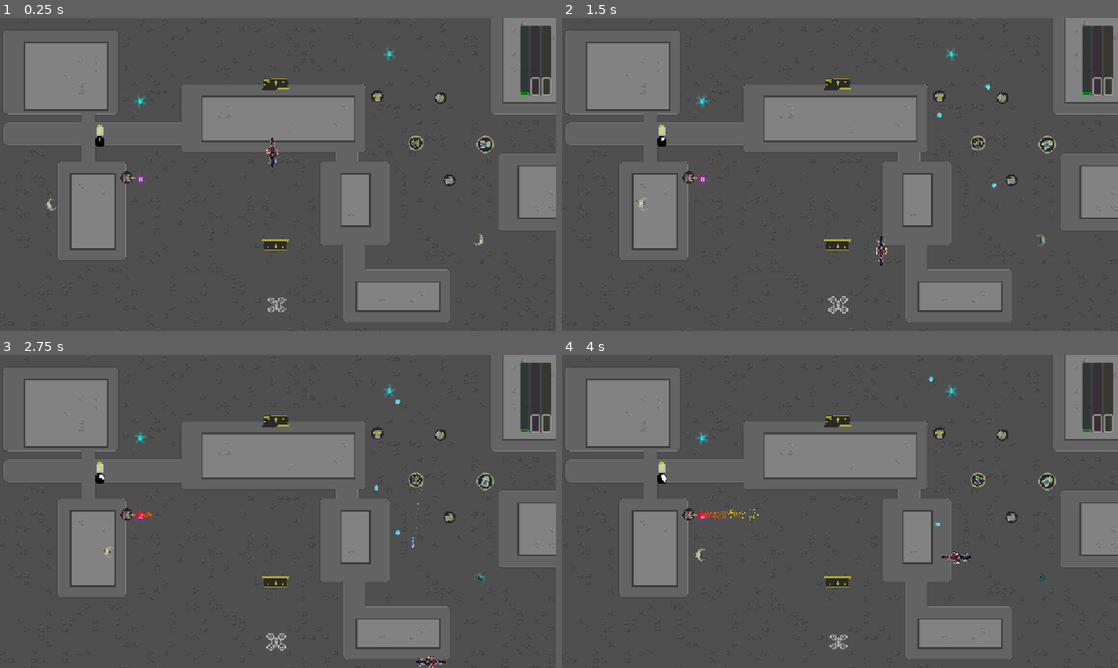
Above: before the commit, frames 1-4 (two rows, left to right).
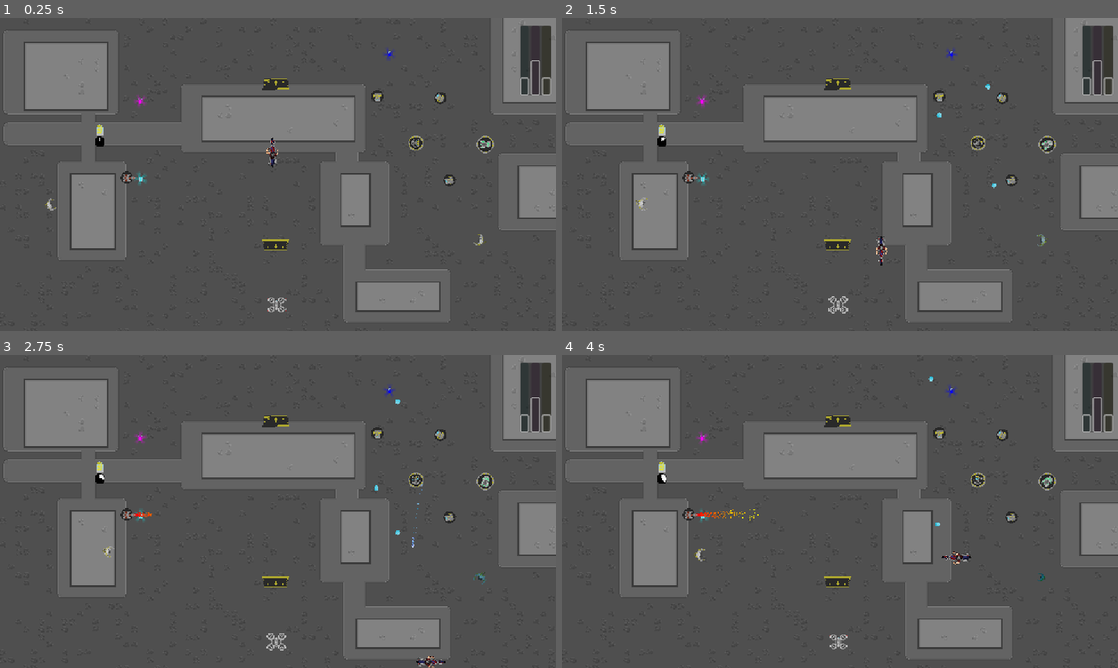
Above: after the commit, the same moments.

Repository: IwailerI/micro-jam-colors
Game: Godot game, scene res://scenes/level/level_revamp.tscn
The game is run twice, just before and just after one commit, with the same random seed, the same clock (stepped at 60 frames per second) and the same inputs. This scene is started directly instead of the project's main scene.
Inputs:
- Up to frame 1 (0.25 s): no input
- Up to frame 2 (1.5 s): hold D (movement_right) 0.53-1.28 s; hold Space (throttle) 0.53-1.28 s; hold S (movement_down) from 1.28 s (still down); tap Space (throttle) at 1.35 s
- Up to frame 3 (2.75 s): release S (movement_down) at 2.03 s; hold D (movement_right) from 2.03 s (still down); hold Space (throttle) from 2.03 s (still down)
- Up to frame 4 (4 s): release D (movement_right) at 2.78 s; release Space (throttle) at 2.78 s; hold W (movement_up) 2.78-3.53 s; tap Space (throttle) at 2.85 s; hold A (movement_left) from 3.53 s (still down); hold Space (throttle) from 3.53 s (still down)

The runs differ from the first frame. In frame 1, 0.2% of the frame differs, in the area x 24-98%, y 9-54%; in frame 2, 0.2%; in frame 3, 0.2%; in frame 4, 0.2%.

Commit message:
added in-editor potion color preview

Diff:
--- a/objects/brewing_stand/brewing_stand.gd
+++ b/objects/brewing_stand/brewing_stand.gd
@@ -1,12 +1,22 @@
+@tool
 extends Node2D
 
 const POTION := preload("res://objects/potion/potion.tscn")
 const PALETTE := preload("res://objects/palette/default.tres")
 
 @export_group("Color values")
-@export var cyan: bool
-@export var magenta: bool
-@export var yellow: bool
+@export var cyan: bool:
+	set(v):
+		cyan = v
+		_update_colors()
+@export var magenta: bool:
+	set(v):
+		magenta = v
+		_update_colors()
+@export var yellow: bool:
+	set(v):
+		yellow = v
+		_update_colors()
 
 @export_group("Brewing values")
 @export_range(1, 60) var brewing_time: int
@@ -17,17 +27,15 @@
 
 
 func _ready() -> void:
-	assert(cyan or magenta or yellow, "colorless potion spawner")
+	_update_colors()
 
-	respawn_timer = $RespawnTimer
-	respawn_timer.timeout.connect(_finish_brewing)
+	if not Engine.is_editor_hint():
+		assert(cyan or magenta or yellow, "colorless potion spawner")
 
-	var c := PALETTE.lookup(cyan, magenta, yellow)
-	var poly := ($Polygon2D as Polygon2D)
-	c.a = poly.color.a
-	poly.color = c
+		respawn_timer = $RespawnTimer
+		respawn_timer.timeout.connect(_finish_brewing)
 
-	_start_brewing()
+		_start_brewing()
 
 
 func _start_brewing() -> void:
@@ -38,6 +46,8 @@
 
 
 func _process(_delta: float) -> void:
+	if Engine.is_editor_hint():
+		return
 	respawn_progressbar.value = 1.0 - respawn_timer.time_left / brewing_time
 
 
@@ -49,3 +59,10 @@
 	potion_node.yellow = yellow
 	potion_node.tree_exited.connect(_start_brewing)
 	add_child(potion_node)
+
+
+func _update_colors() -> void:
+	var c := PALETTE.lookup(cyan, magenta, yellow)
+	var poly := ($Polygon2D as Polygon2D)
+	c.a = poly.color.a
+	poly.color = c
--- a/objects/brewing_stand/brewing_stand.tscn
+++ b/objects/brewing_stand/brewing_stand.tscn
@@ -30,7 +30,7 @@
 texture = ExtResource("4_dcvpl")
 
 [node name="Polygon2D" type="Polygon2D" parent="."]
-color = Color(0.713726, 0.588235, 0.686275, 0.580392)
+color = Color(1, 1, 1, 0.580392)
 polygon = PackedVector2Array(-6, -24, -5, -26, -4, -27, -2, -28, 2, -28, 4, -27, 5, -26, 6, -24, 6, -14, 5, -12, 4, -11, 2, -10, -2, -10, -4, -11, -5, -12, -6, -14)
 
 [node name="Bottle" type="Sprite2D" parent="."]
--- a/objects/palette/default.tres
+++ b/objects/palette/default.tres
@@ -10,5 +10,5 @@
 cm = Color(0, 0, 1, 1)
 cy = Color(0, 1, 0, 1)
 my = Color(1, 0, 0, 1)
-cmy = Color(1, 1, 1, 1)
+cmy = Color(0, 0, 0, 1)
 metadata/_custom_type_script = "uid://cp04ky8p4hvl0"
--- a/objects/palette/palette.gd
+++ b/objects/palette/palette.gd
@@ -1,3 +1,4 @@
+@tool
 class_name Palette
 extends Resource
 
--- a/objects/potion/potion.gd
+++ b/objects/potion/potion.gd
@@ -1,29 +1,46 @@
+@tool
 extends Area2D
 
 
 const PALETTE := preload("res://objects/palette/default.tres")
 
 @export_group("Color values")
-@export var cyan: bool = false
-@export var magenta: bool = false
-@export var yellow: bool = false
+@export var cyan: bool = false:
+	set(v):
+		cyan = v
+		_update_colors()
+@export var magenta: bool = false:
+	set(v):
+		magenta = v
+		_update_colors()
+@export var yellow: bool = false:
+	set(v):
+		yellow = v
+		_update_colors()
 
 @onready var gm: GameManager = GameManager.get_instance()
 @onready var glow: Node2D = $Glow
 
 
 func _ready() -> void:
-	assert(cyan or magenta or yellow, "colorless potion")
+	_update_colors()
+	if not Engine.is_editor_hint():
+		assert(cyan or magenta or yellow, "colorless potion")
+		gm.player().died.connect(
+			func() -> void:
+				monitoring = false
+		)
+
+
+func _on_body_entered(_body: Node2D) -> void:
+	if Engine.is_editor_hint():
+		return
+	$CollisionShape2D.set_deferred("disabled", true)
+	queue_free()
+	gm.add_colors(int(cyan), int(magenta), int(yellow))
+
+
+func _update_colors() -> void:
 	var color := PALETTE.lookup(cyan, magenta, yellow)
 	$Polygon.color = color
 	$Glow.modulate = color
-	gm.player().died.connect(
-		func() -> void:
-			monitoring = false
-	)
-
-
-func _on_body_entered(_body: Node2D) -> void:
-	$CollisionShape2D.set_deferred("disabled", true)
-	queue_free()
-	gm.add_colors(int(cyan), int(magenta), int(yellow))
--- a/scenes/level/level_revamp.tscn
+++ b/scenes/level/level_revamp.tscn
@@ -556,7 +556,8 @@
 [node name="Level" type="Node2D"]
 
 [node name="GameManager" parent="." instance=ExtResource("3_4qo56")]
-need_magenta = 1
+need_cyan = 1
+need_magenta = 2
 need_yellow = 1
 
 [node name="CanvasLayer" type="CanvasLayer" parent="."]
@@ -621,15 +622,16 @@
 
 [node name="Potion" parent="Pickups" instance=ExtResource("5_d6bxs")]
 position = Vector2(291, 332)
-magenta = true
+cyan = true
 
 [node name="Potion2" parent="Pickups" instance=ExtResource("5_d6bxs")]
 position = Vector2(290, 171)
-cyan = true
+magenta = true
 
 [node name="Potion3" parent="Pickups" instance=ExtResource("5_d6bxs")]
 position = Vector2(806, 74)
 cyan = true
+magenta = true
 
 [node name="BrewingStand" parent="Pickups" instance=ExtResource("6_8vb6f")]
 position = Vector2(206, 249)
